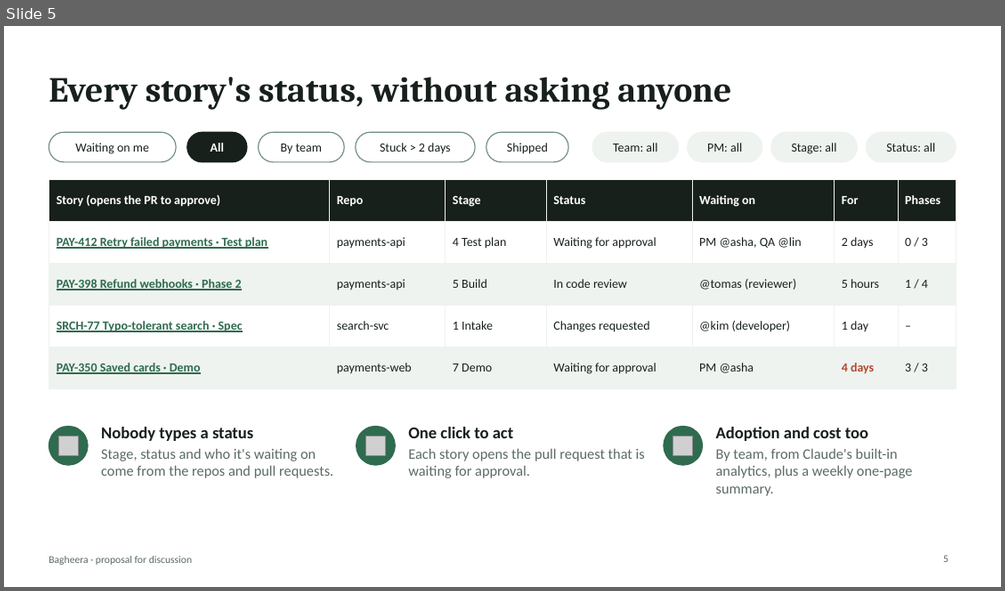
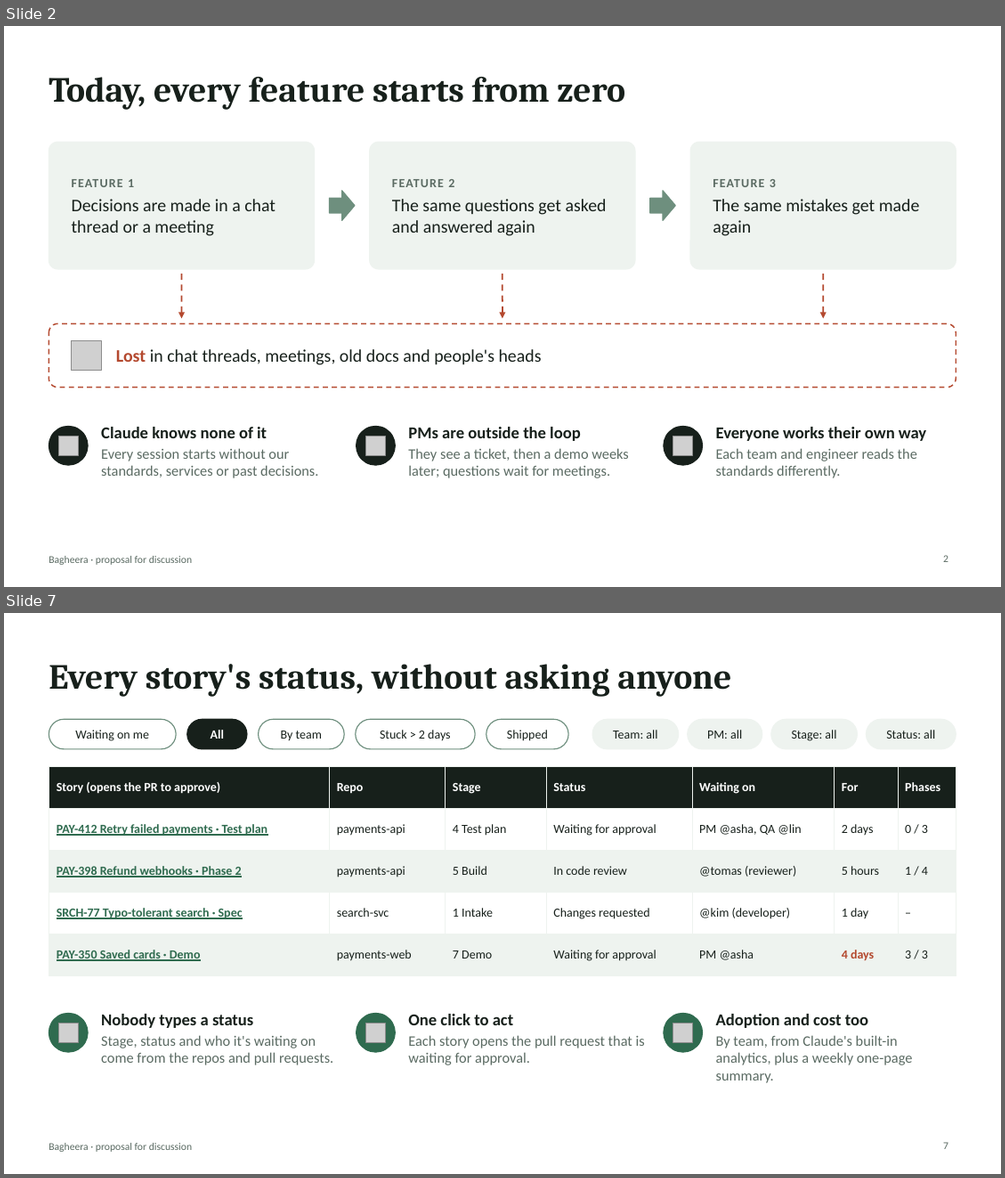
Before and after one commit to rahulnyk/bagheera, a slide deck: docs/pitch-deck.pptx. Shown one above the other, each under a label of ours: slide 5 before the commit, slides 2 and 7 after it; the slides between them are not shown. The pictures are 1005x591 and 1005x1178 pixels, drawn with LibreOffice and Linux fonts; fonts in the diff are those of the drawing; grey boxes stand for pictures. Boxes give left, top, right and bottom in pixels: in the first picture for what was removed or moved away, otherwise in the second. Text is boxed around its words. In the diff, an @@ line names an element or a change of style, - is before the commit and + after.

```diff
--- a/docs/pitch-deck.pptx
+++ b/docs/pitch-deck.pptx
@@ slide 2 added at (4, 26, 1001, 587), background #FFFFFF; not listed: 1 template element that a slide beside it also shows @@
@@ title added at (48, 77, 625, 110), 34 pt, text #17201B, bold @@
+Today, every feature starts from zero
@@ rounded rectangle added at (48, 142, 315, 269), fill #EEF3EF, outline #EEF3EF 1 pt @@
@@ rounded rectangle added at (370, 142, 635, 269), fill #EEF3EF, outline #EEF3EF 1 pt @@
@@ rounded rectangle added at (690, 142, 956, 269), fill #EEF3EF, outline #EEF3EF 1 pt @@
@@ text added at (72, 179, 275, 236), 17 pt, text #17201B @@
+FEATURE 1
+Decisions are made in a chat thread or a meeting
@@ text added at (392, 179, 607, 236), 17 pt, text #17201B @@
+FEATURE 2
+The same questions get asked and answered again
@@ text added at (712, 179, 920, 236), 17 pt, text #17201B @@
+FEATURE 3
+The same mistakes get made again
@@ right arrow added at (329, 191, 355, 220), fill #6E8F7E, outline #6E8F7E 1 pt @@
@@ right arrow added at (650, 191, 676, 220), fill #6E8F7E, outline #6E8F7E 1 pt @@
@@ arrow added from (182, 273) to (182, 319), #B4492F 1.5 pt dashed @@
@@ arrow added from (502, 273) to (502, 319), #B4492F 1.5 pt dashed @@
@@ arrow added from (824, 273) to (824, 319), #B4492F 1.5 pt dashed @@
@@ rounded rectangle added at (48, 323, 956, 387), outline #B4492F 1.25 pt dashed @@
@@ picture added at (72, 341, 101, 370) @@
@@ text added at (116, 349, 542, 365), 17 pt, text #17201B @@
+Lost in chat threads, meetings, old docs and people's heads
@@ ellipse added at (48, 426, 88, 465), fill #17201B, outline #17201B 1 pt @@
@@ picture added at (58, 435, 78, 455) @@
@@ text added at (101, 426, 318, 478), 14 pt, text #5B6B63 @@
+Claude knows none of it
+Every session starts without our standards, services or past decisions.
@@ ellipse added at (356, 426, 395, 465), fill #17201B, outline #17201B 1 pt @@
@@ picture added at (366, 435, 386, 455) @@
@@ text added at (408, 426, 629, 478), 14 pt, text #5B6B63 @@
+PMs are outside the loop
+They see a ticket, then a demo weeks later; questions wait for meetings.
@@ ellipse added at (663, 426, 703, 465), fill #17201B, outline #17201B 1 pt @@
@@ picture added at (673, 435, 693, 455) @@
@@ text added at (716, 426, 926, 478), 14 pt, text #5B6B63 @@
+Everyone works their own way
+Each team and engineer reads the standards differently.
@@ page number added at (943, 555, 948, 562), 10 pt, text #5B6B63 @@
+2
@@ what was slide 5 is now slide 7 @@
@@ page number at (943, 1142, 948, 1149): text changed @@
-5
+7
```
Also in this commit, not shown: 1 slide changed, 4 other slides added, 5 slides removed, 1 other file.
